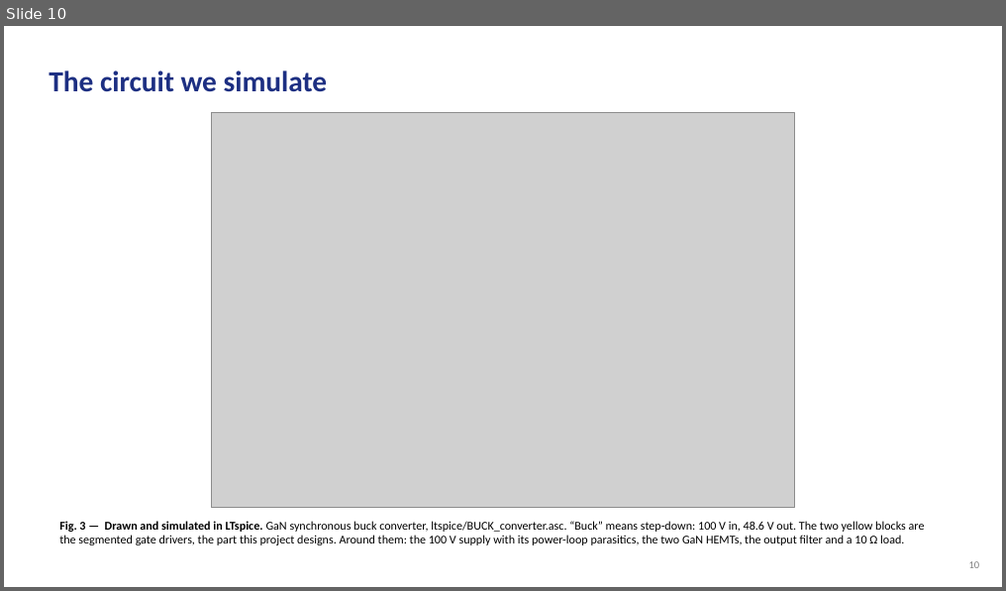
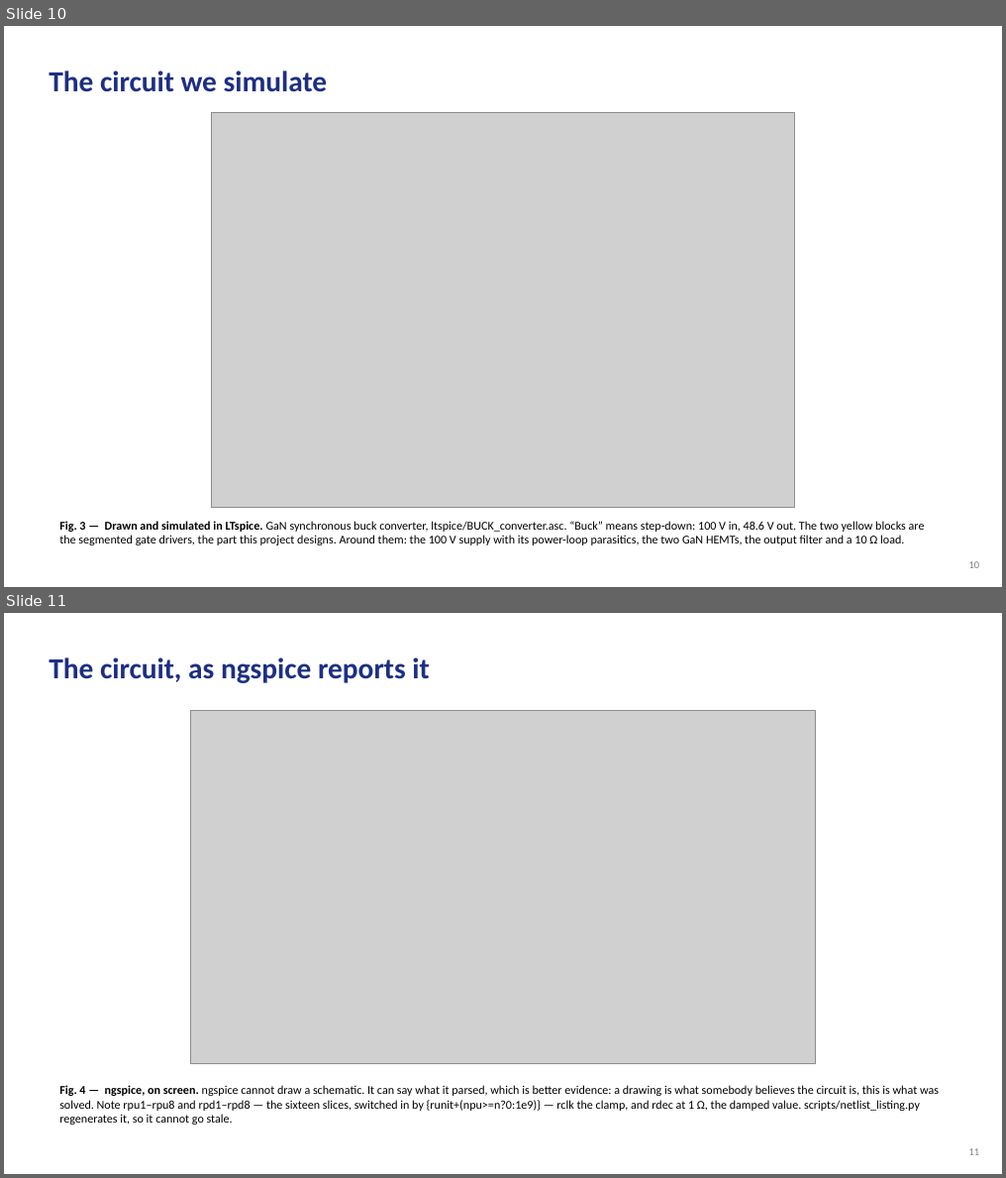
Before and after one commit to Amritha902/gan-driver, a slide deck: review/GaN_Review1_PRESENT.pptx. Shown one above the other, each under a label of ours: slide 10 before the commit, slides 10 and 11 after it. The pictures are 1006x591 and 1006x1178 pixels, drawn with LibreOffice and Linux fonts; fonts in the diff are those of the drawing; grey boxes stand for pictures. Boxes give left, top, right and bottom in pixels: in the first picture for what was removed or moved away, otherwise in the second. Text is boxed around its words. In the diff, an @@ line names an element or a change of style, - is before the commit and + after.

```diff
--- a/review/GaN_Review1_PRESENT.pptx
+++ b/review/GaN_Review1_PRESENT.pptx
@@ slide 11 added at (4, 613, 1002, 1174), background #FFFFFF @@
@@ text added at (49, 658, 429, 683), 28 pt, text #1D2F82, bold @@
+The circuit, as ngspice reports it
@@ picture added at (191, 710, 816, 1063) @@
@@ text added at (59, 1085, 939, 1125), 11.5 pt, text #000000 @@
+Fig. 4 — ngspice, on screen. ngspice cannot draw a schematic. It can say what it parsed, which is better evidence: a drawing is what somebody believes the circuit is, this is what was solved. Note rpu1–rpu8 and rpd1–rpd8 — the sixteen slices, switched in by {runit+(npu>=n?0:1e9)} — rclk the clamp, and rdec at 1 Ω, the damped value. scripts/netlist_listing.py regenerates it, so it cannot go stale.
@@ text added at (969, 1149, 980, 1156), 10 pt, text #808080 @@
+11
```
Also in this commit, not shown: 16 slides changed, 6 other files.
